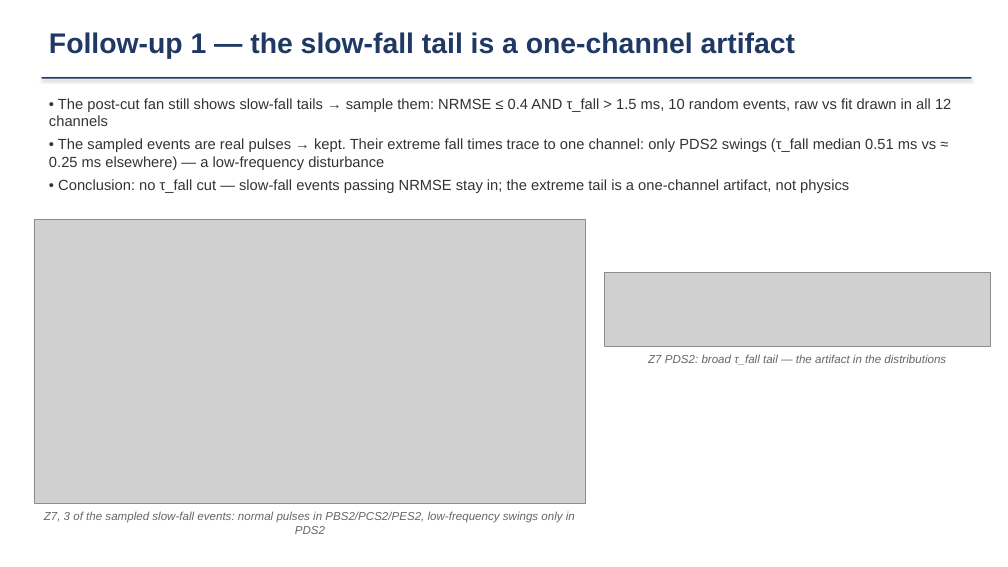
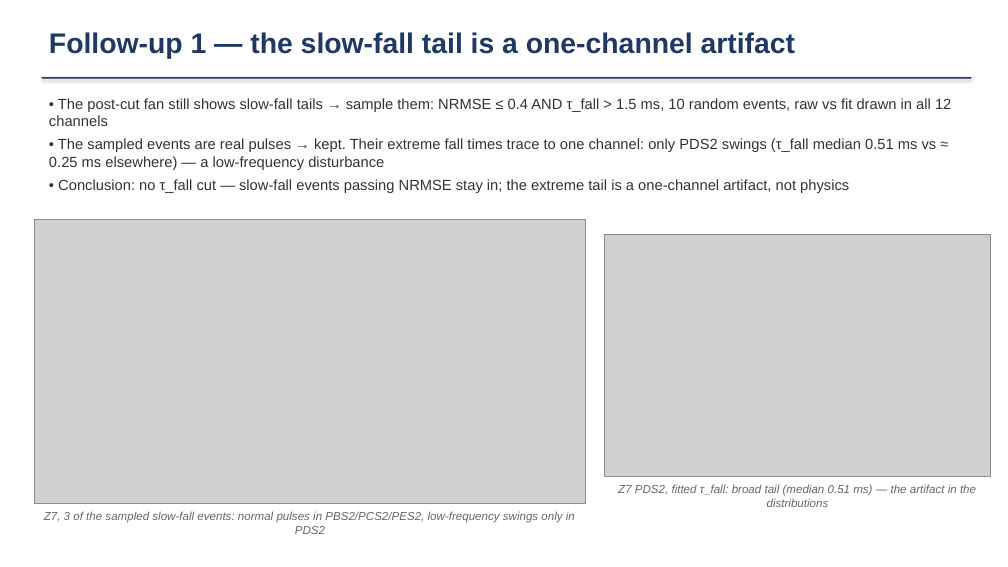
Before and after one commit to ZhihengLi0/urop, a slide deck: slide 8 of snolab/presentation/SNOLAB_R4_pulse_templates_20260715.pptx. Drawn at 1008x567 pixels with LibreOffice and Linux fonts; fonts in the diff are those of the drawing; grey boxes stand for pictures. Boxes give left, top, right and bottom in pixels: in the first picture for what was removed or moved away, otherwise in the second. Text is boxed around its words. In the diff, an @@ line names an element or a change of style, - is before the commit and + after.

```diff
--- a/snolab/presentation/SNOLAB_R4_pulse_templates_20260715.pptx
+++ b/snolab/presentation/SNOLAB_R4_pulse_templates_20260715.pptx
@@ picture: place and size @@
-picture at [605, 272, 991, 346]
+picture at [605, 234, 991, 476]
@@ text at [618, 485, 976, 507]: text changed @@
-Z7 PDS2: broad τ_fall tail — the artifact in the distributions
+Z7 PDS2, fitted τ_fall: broad tail (median 0.51 ms) — the artifact in the distributions
```
Also in this commit, not shown: 1 other slide changed, 6 other files.
